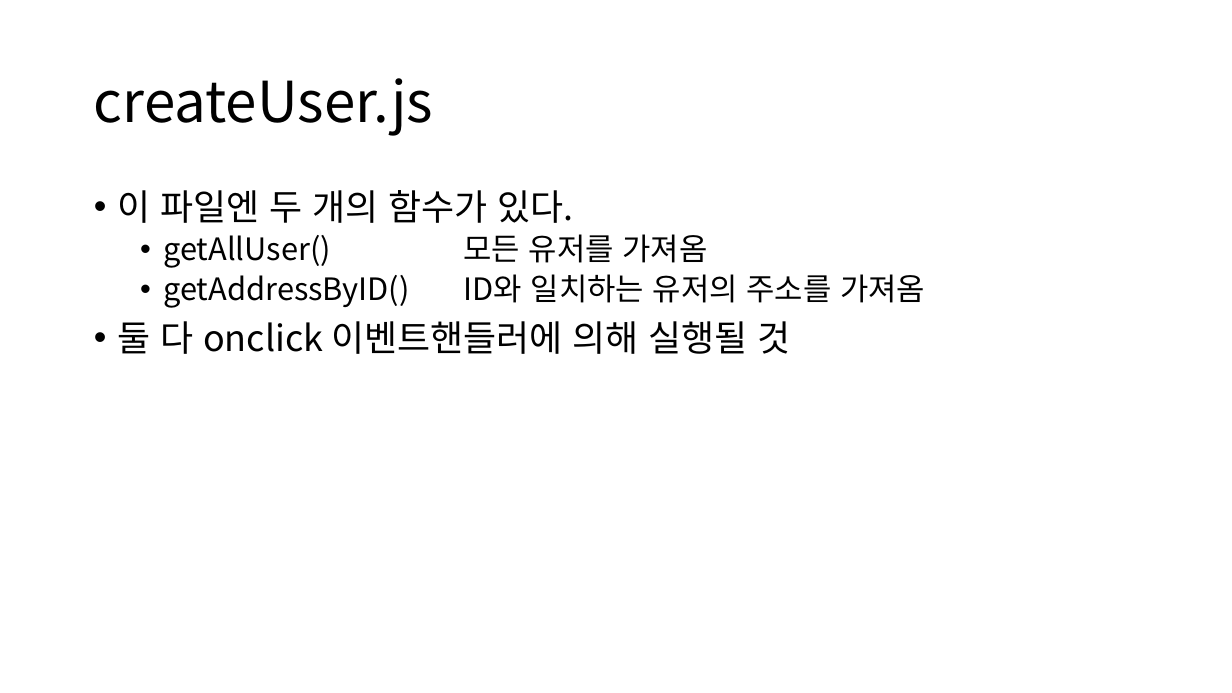
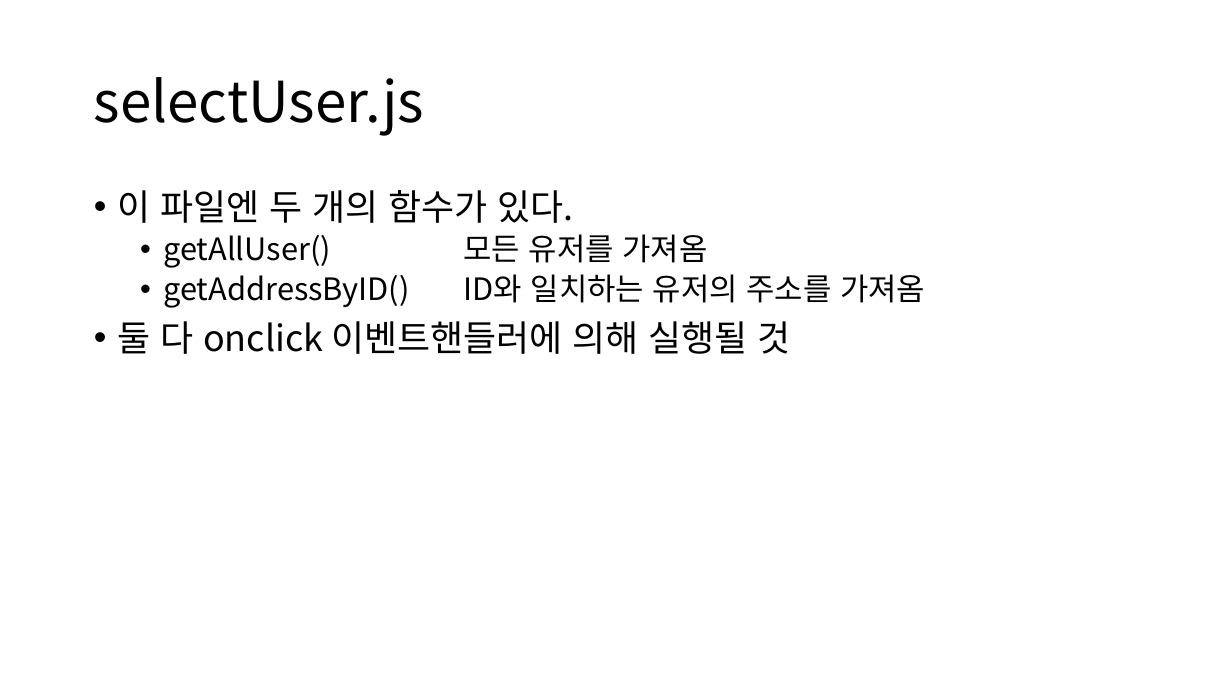
Before and after one commit to GNUCSAssistants/2021webprogramming, a slide deck: slide 7 of 수업/9. PHP REST API(1)/PPT/PHP REST API.pptx. Drawn at 1232x693 pixels with LibreOffice and Linux fonts; fonts in the diff are those of the drawing. Boxes give left, top, right and bottom in pixels: in the first picture for what was removed or moved away, otherwise in the second. Text is boxed around its words. In the diff, an @@ line names an element or a change of style, - is before the commit and + after.

```diff
--- a/수업/9. PHP REST API(1)/PPT/PHP REST API.pptx
+++ b/수업/9. PHP REST API(1)/PPT/PHP REST API.pptx
@@ title at bbox=[94, 77, 424, 136]: text changed @@
-createUser.js
+selectUser.js
```
Also in this commit, not shown: 5 other files.
